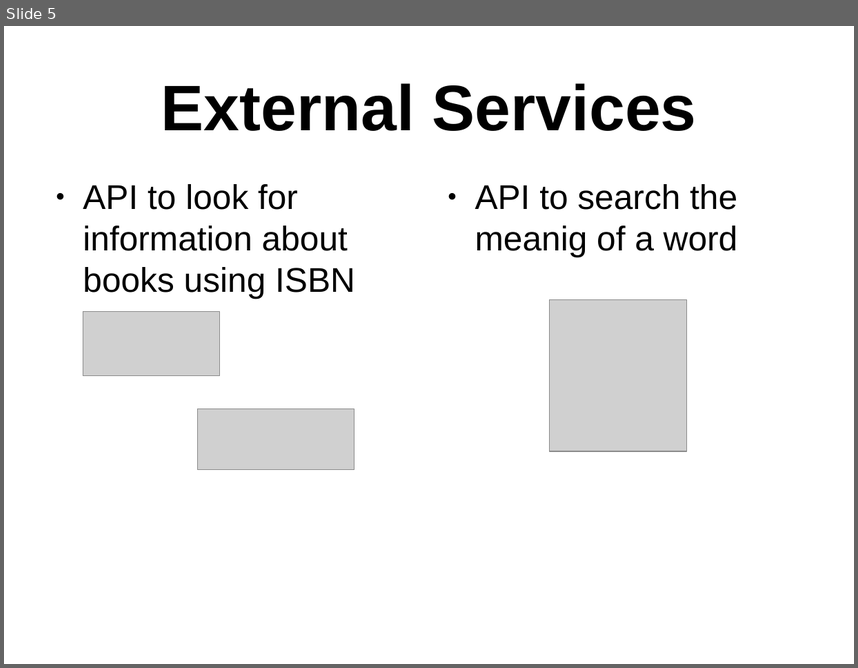
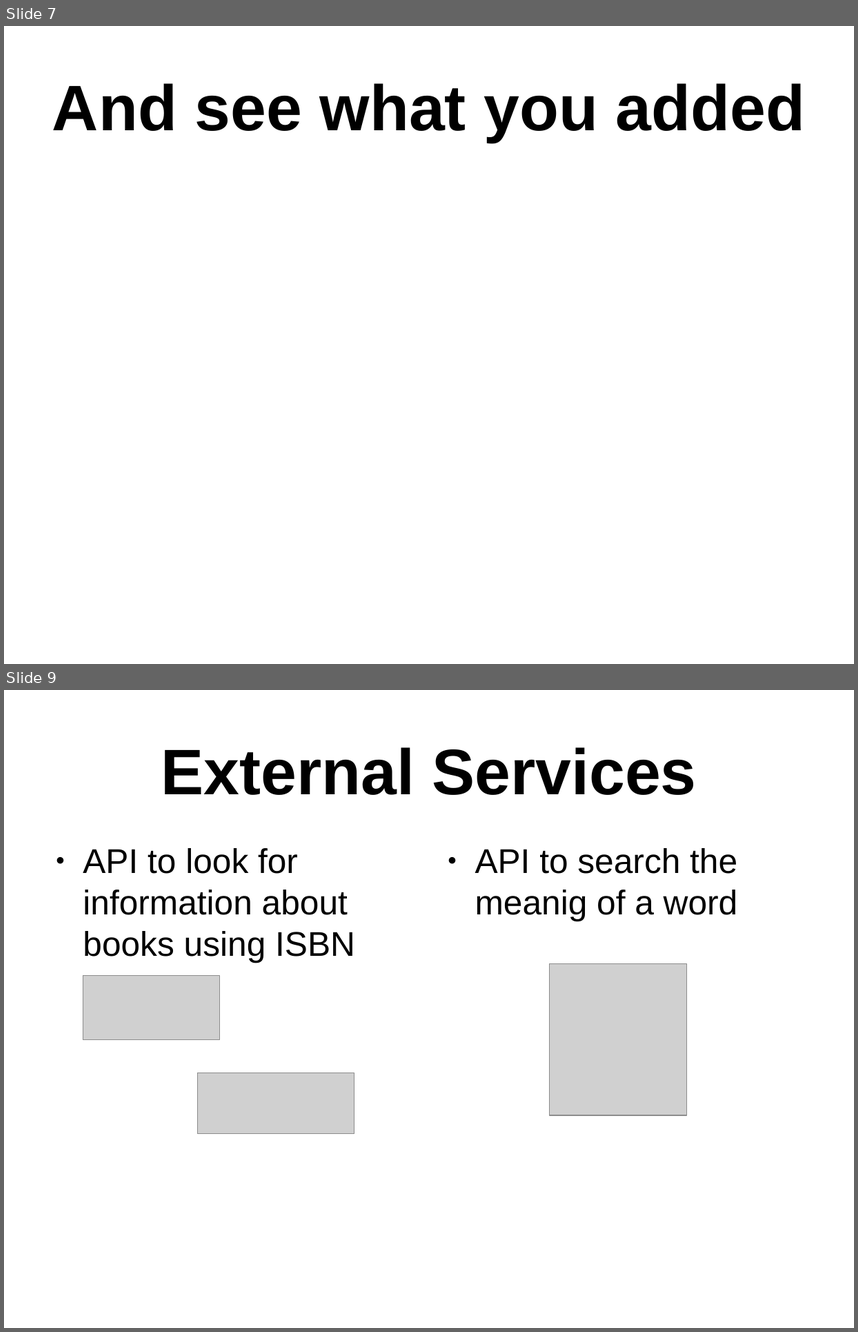
Before and after one commit to FAngelo94/Oleggo, a slide deck: Shor Presentation.odp. Shown one above the other, each under a label of ours: slide 5 before the commit, slides 7 and 9 after it; the slides between them are not shown. The pictures are 858x668 and 858x1332 pixels, drawn with LibreOffice and Linux fonts; fonts in the diff are those of the drawing; grey boxes stand for pictures. Boxes give left, top, right and bottom in pixels: in the first picture for what was removed or moved away, otherwise in the second. Text is boxed around its words. In the diff, an @@ line names an element or a change of style, - is before the commit and + after.

```diff
--- a/Shor Presentation.odp
+++ b/Shor Presentation.odp
@@ slide 7 added at (4,26,854,664), background #FFFFFF @@
@@ title added at (52,83,805,142), 60 pt, text #000000, bold @@
+And see what you added
@@ what was slide 5 is now slide 9 @@
```
Also in this commit, not shown: 4 slides changed, 4 other slides added.
